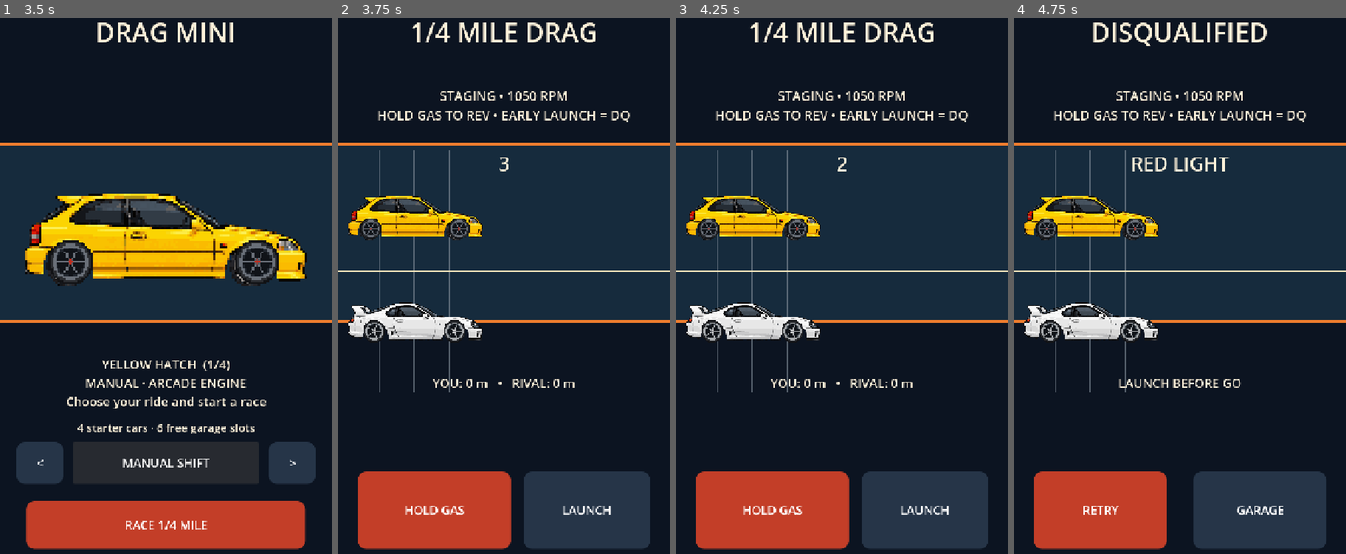
Above: before the commit, frames 1-4 (left to right).
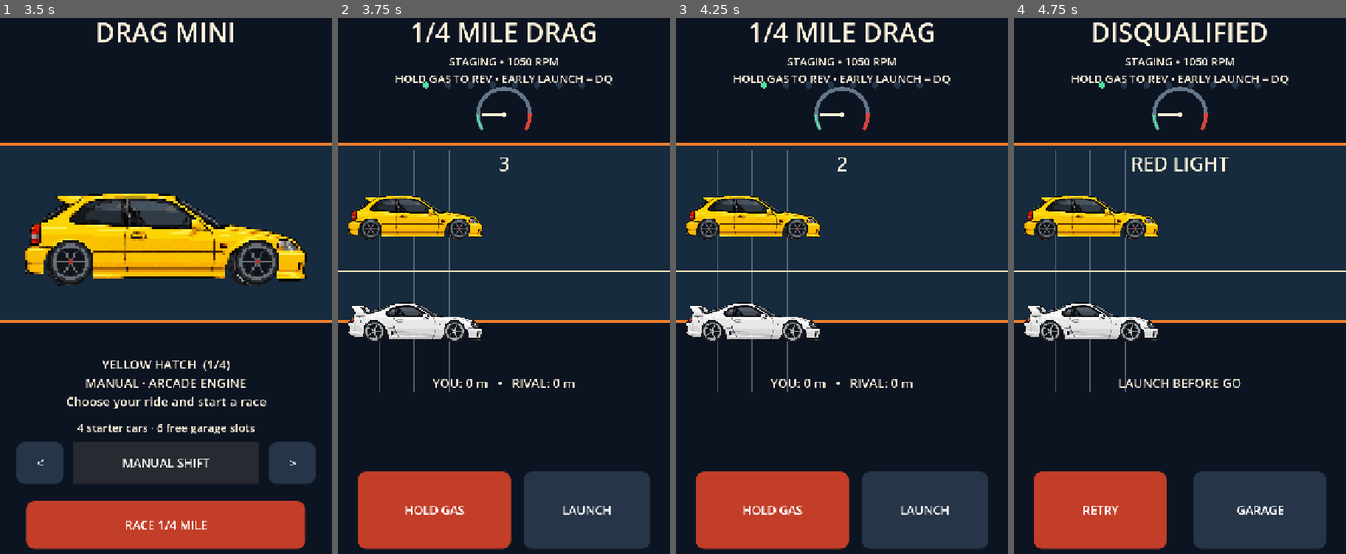
Above: after the commit, the same moments.

Repository: 1993velezpadilla-source/Drag-mini
Game: Godot game, scene res://scenes/main.tscn
Two runs of this game, one before a commit and one after it. Both use one fixed random seed, a clock stepped at 60 frames per second and the inputs below.
Inputs:
- Up to frame 1 (3.5 s): click "<" at 0.5 s; click ">" at 1.25 s; click "MANUAL SHIFT" at 2 s; click "AUTO SHIFT" at 2.75 s
- Up to frame 2 (3.75 s): click "RACE 1/4 MILE" at 3.5 s
- Up to frame 3 (4.25 s): no input
- Up to frame 4 (4.75 s): click "LAUNCH" at 4.25 s

Frame 1 is identical in both runs. In frame 2, 1.9% of the frame differs, in the area x 12-88%, y 7-21%; in frame 3, 1.9%; in frame 4, 1.9%.

Commit message:
feat(ui): responsive RPM gauge, redline arc and 8 shift indicator lamps

Diff:
--- a/scripts/main.gd
+++ b/scripts/main.gd
@@ -111,7 +111,7 @@
 func _make_ui() -> void:
     title_label = _label("DRAG MINI", 0.04, 0.14, 57)
     detail_label = _label("", 0.63, 0.74, 27)
-    telemetry_label = _label("", 0.16, 0.27, 28)
+    telemetry_label = _label("", 0.125, 0.185, 24)
     message_label = _label("", 0.72, 0.80, 24)
     countdown_label = _label("", 0.275, 0.35, 42)
     countdown_label.visible = false
@@ -343,6 +343,8 @@
         _draw_wallpaper(sz)
         return
     draw_rect(Rect2(Vector2.ZERO, sz), Color("0c1421"))
+    if screen == "race":
+        _draw_rpm_meter(sz)
     draw_rect(Rect2(0, sz.y * 0.28, sz.x, sz.y * 0.30), Color("162b3d"))
     draw_line(Vector2(0, sz.y * 0.28), Vector2(sz.x, sz.y * 0.28), Color("ef7d2e"), 4)
     draw_line(Vector2(0, sz.y * 0.58), Vector2(sz.x, sz.y * 0.58), Color("ef7d2e"), 4)
@@ -381,6 +383,24 @@
             child.visible = false
     queue_redraw()
 
+func _draw_rpm_meter(sz: Vector2) -> void:
+    var c := Vector2(sz.x * 0.50, sz.y * 0.23)
+    var rad: float = minf(sz.x * 0.14, sz.y * 0.044)
+    var redline: float = float(CARS[selected]["redline"])
+    var ratio: float = clampf(float(player.get("rpm", 1050.0)) / redline, 0.0, 1.0)
+    var start_angle := deg_to_rad(145.0)
+    var end_angle := deg_to_rad(395.0)
+    draw_arc(c, rad, start_angle, end_angle, 48, Color("65768a"), 8.0, false)
+    draw_arc(c, rad, lerpf(start_angle, end_angle, 0.85), end_angle, 15, Color("d8443a"), 8.0, false)
+    draw_arc(c, rad, start_angle, lerpf(start_angle, end_angle, ratio), 36, Color("55d8a4"), 5.0, false)
+    var angle: float = lerpf(start_angle, end_angle, ratio)
+    draw_line(c, c + Vector2(cos(angle), sin(angle)) * rad * 0.84, Color("fff1d7"), 4.0)
+    draw_circle(c, 5.0, Color("fff1d7"))
+    for i in range(8):
+        var lamp := Vector2(sz.x * (0.265 + 0.067 * float(i)), sz.y * 0.18)
+        var lit: bool = ratio >= float(i + 1) / 8.0
+        draw_circle(lamp, 7.0, (Color("ee4941") if i >= 6 else Color("52de9f")) if lit else Color("263549"))
+
 func _draw_wallpaper(sz: Vector2) -> void:
     draw_rect(Rect2(Vector2.ZERO, sz), Color("08101d"))
     draw_rect(Rect2(0, sz.y * 0.68, sz.x, sz.y * 0.32), Color("203341"))
